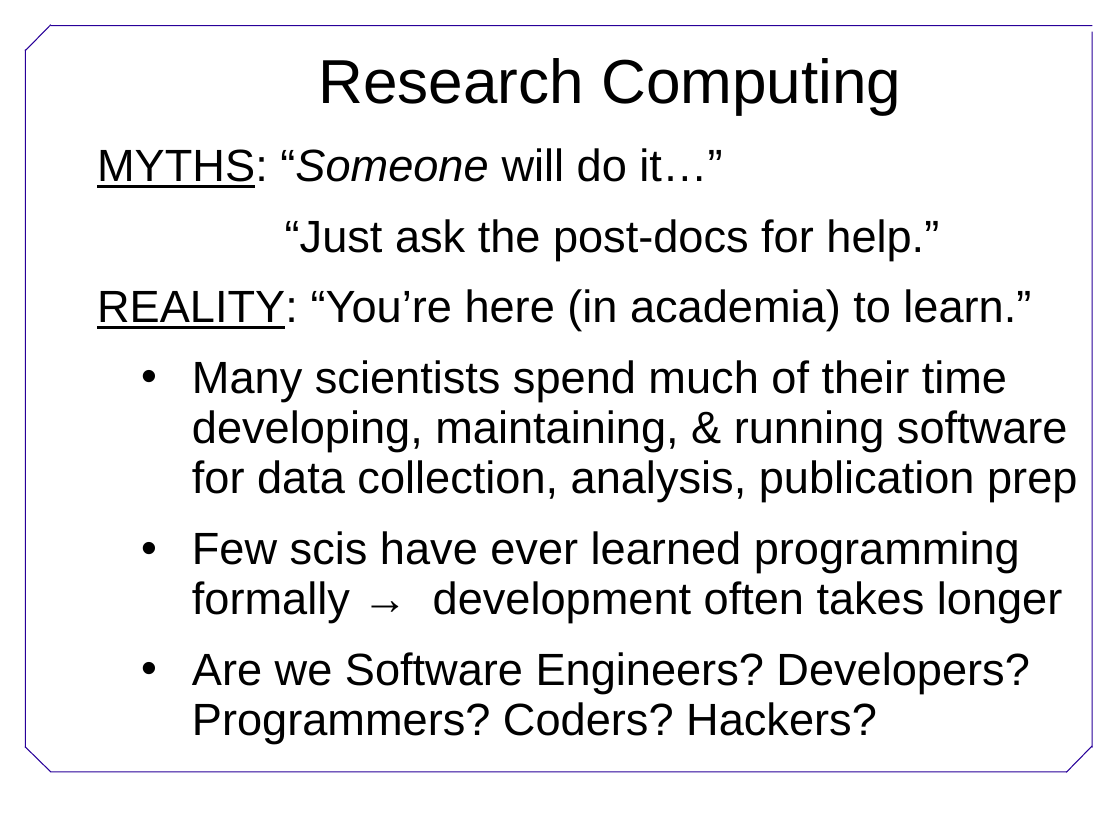
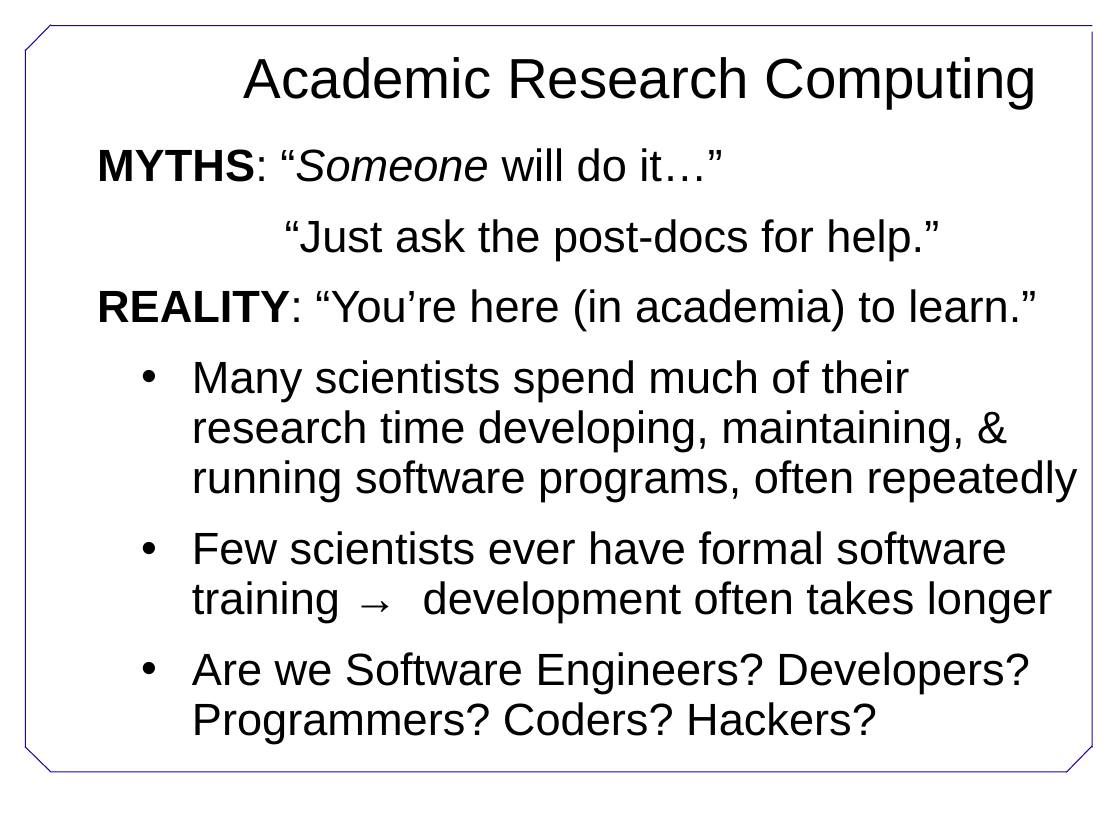
Before and after one commit to megarcia/SWC_Python, a slide deck: slide 1 of SWC_Python_Intro.pptx. Drawn at 1120x840 pixels with LibreOffice and Linux fonts; fonts in the diff are those of the drawing; background and template pictures are left out. Boxes give left, top, right and bottom in pixels: in the first picture for what was removed or moved away, otherwise in the second. Text is boxed around its words. In the diff, an @@ line names an element or a change of style, - is before the commit and + after.

```diff
--- a/SWC_Python_Intro.pptx
+++ b/SWC_Python_Intro.pptx
@@ text at [244,57,1037,109]: text changed; size 44 to 40 pt @@
-Research Computing
+Academic Research Computing
@@ text at [97,148,1036,331]: bold on, underline off in "MYTHS:", "REALITY:" @@
@@ text at [192,360,1078,623]: text changed @@
-  • Many scientists spend much of their time developing, maintaining, & running software for data collection, analysis, publication prep
-  • Few scis have ever learned programming formally → development often takes longer
+  • Many scientists spend much of their research time developing, maintaining, & running software programs, often repeatedly
+  • Few scientists ever have formal software training → development often takes longer
```
Also in this commit, not shown: 6 other slides changed.
